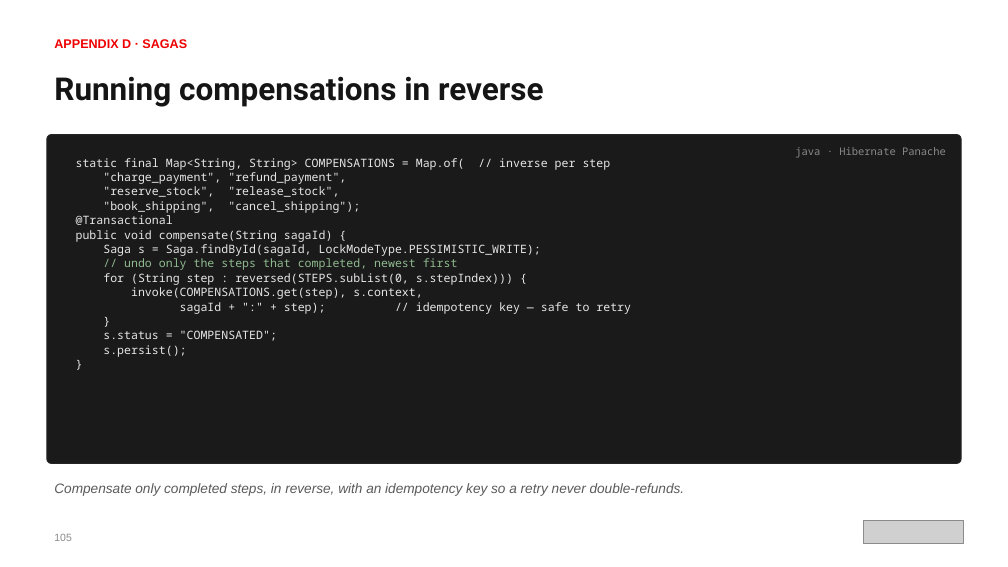
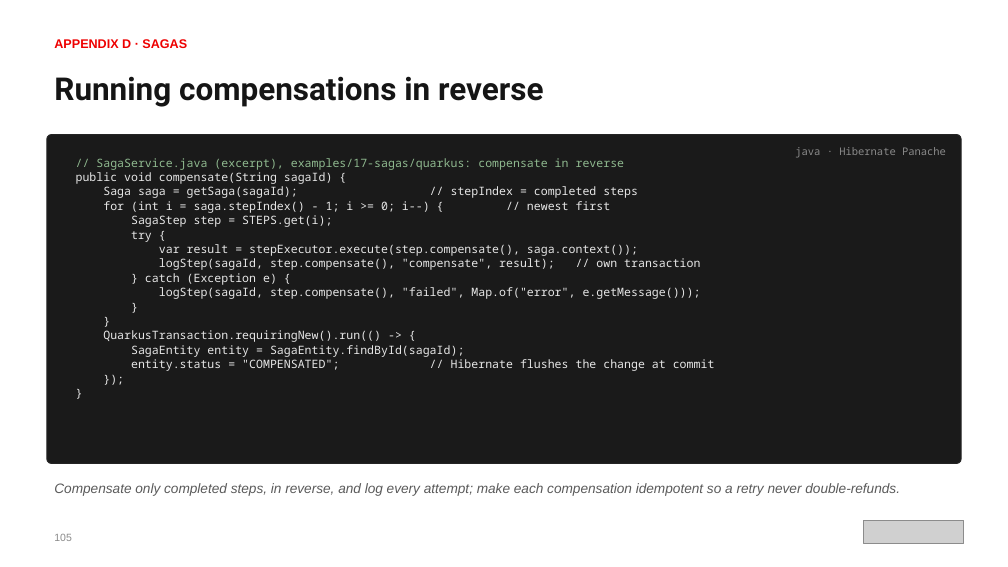
Before and after one commit to patterncatalyst/cloud-native-design-patterns, a slide deck: slide 124 of lgtm-presentation/Designing-Cloud-Native-APIs-Quarkus.pptx. Drawn at 1008x567 pixels with LibreOffice and Linux fonts; fonts in the diff are those of the drawing; grey boxes stand for pictures. Boxes give left, top, right and bottom in pixels: in the first picture for what was removed or moved away, otherwise in the second. Text is boxed around its words. In the diff, an @@ line names an element or a change of style, - is before the commit and + after.

Commit message:
docs(deck): Quarkus deck follows the idiomatic examples (S13)

```diff
--- a/lgtm-presentation/Designing-Cloud-Native-APIs-Quarkus.pptx
+++ b/lgtm-presentation/Designing-Cloud-Native-APIs-Quarkus.pptx
@@ text at <box>96,158,625,170</box>: text changed; text colour #E6E6E6 to #8FB98F @@
-static final Map<String, String> COMPENSATIONS = Map.of( // inverse per step
-"charge_payment", "refund_payment",
-"reserve_stock", "release_stock",
-"book_shipping", "cancel_shipping");
-@Transactional
+// SagaService.java (excerpt), examples/17-sagas/quarkus: compensate in reverse
@@ text at <box>103,186,701,299</box>: text changed @@
-Saga s = Saga.findById(sagaId, LockModeType.PESSIMISTIC_WRITE);
-// undo only the steps that completed, newest first
-for (String step : reversed(STEPS.subList(0, s.stepIndex))) {
-invoke(COMPENSATIONS.get(step), s.context,
-sagaId + ":" + step); // idempotency key — safe to retry
+Saga saga = getSaga(sagaId); // stepIndex = completed steps
+for (int i = saga.stepIndex() - 1; i >= 0; i--) { // newest first
+SagaStep step = STEPS.get(i);
+try {
+var result = stepExecutor.execute(step.compensate(), saga.context());
+logStep(sagaId, step.compensate(), "compensate", result); // own transaction
+} catch (Exception e) {
+logStep(sagaId, step.compensate(), "failed", Map.of("error", e.getMessage()));
@@ text at <box>103,330,277,357</box>: paragraphs removed @@
-s.status = "COMPENSATED";
-s.persist();
@@ text at <box>103,330,715,371</box>: paragraphs added @@
+QuarkusTransaction.requiringNew().run(() -> {
+SagaEntity entity = SagaEntity.findById(sagaId);
+entity.status = "COMPENSATED"; // Hibernate flushes the change at commit
+});
+}
@@ text at <box>54,483,900,496</box>: text changed @@
-Compensate only completed steps, in reverse, with an idempotency key so a retry never double-refunds.
+Compensate only completed steps, in reverse, and log every attempt; make each compensation idempotent so a retry never double-refunds.
```
Also in this commit, not shown: 17 other slides changed, 2 other files.
